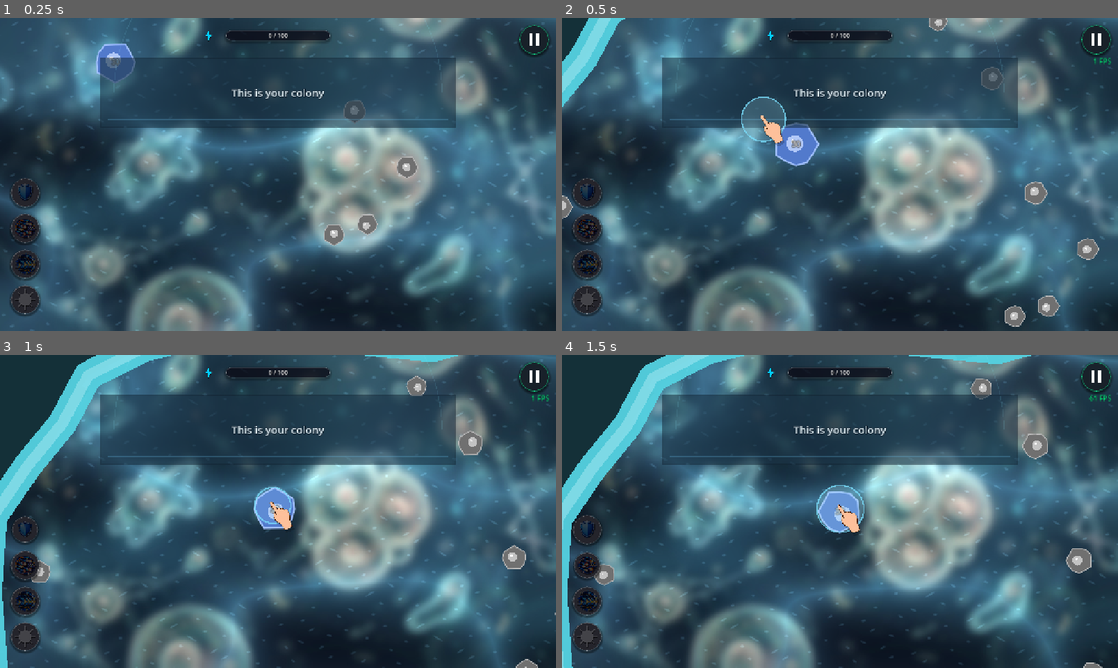
Above: before the commit, frames 1-4 (two rows, left to right).
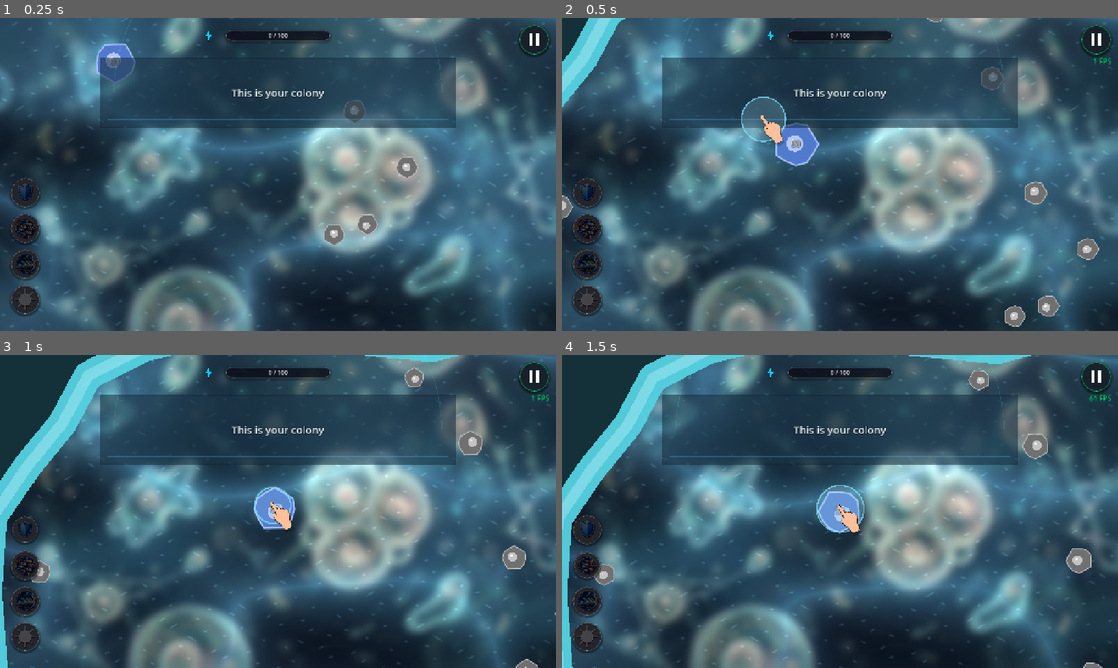
Above: after the commit, the same moments.

Repository: alexey231090/CellColony
Game: Godot game, scene res://scenes/levels/organic_level.tscn
Two runs of this game, one before a commit and one after it. Both use one fixed random seed, a clock stepped at 60 frames per second and the inputs below. This scene is started directly instead of the project's main scene.
Inputs (mouse positions are in pixels of both pictures, inside the frame that each line leads up to):
- Up to frame 1 (0.25 s): no input
- Up to frame 2 (0.5 s): no input
- Up to frame 3 (1 s): tap Enter at 0.5 s; drag from (27, 530) to (333, 442) at 0.52 s
- Up to frame 4 (1.5 s): drag from (589, 564) to (812, 574) at 1.27 s

Frame 1 is identical in both runs. In frame 2, 0.1% of the frame differs, in the area x 65-70%, y 0-5%; in frame 3, 0.2%; in frame 4, 0.2%, in the area x 73-78%, y 4-15%.

Commit message:
optimization

Diff:
--- a/scenes/base_cell/cell.gd
+++ b/scenes/base_cell/cell.gd
@@ -18,6 +18,8 @@
 @export_range(0.0, 100.0, 1.0) var slow_regen_threshold: float = 15.0
 @export_range(0.1, 10.0, 0.1) var slow_regen_interval: float = 3.0
 @export_range(0.1, 10.0, 0.1) var slow_regen_amount: float = 1.0
+
+static var simplified_render: bool = false
 
 var energy_label: Label = null
 var contr_label: Label = null
@@ -226,6 +228,7 @@
 	if mover:
 		mover.is_active = false
 		mover.target_position = global_position
+		mover.on_owner_changed(new_owner)
 
 	owner_type = new_owner
 	_update_groups()
@@ -348,7 +351,7 @@
 		display_color = display_color.lerp(Color.WHITE, 0.08 * _hover_strength)
 
 	# Цвет обводки меняется если активен щит или скорострельность или спринт
-	var outline_color = display_color.lightened(0.4)
+	var outline_color: Color = display_color.lightened(0.4)
 	if reflect_chance > 0.0:
 		# Цвет обводки совпадает с цветом щита
 		var s_color = _get_cell_color().lightened(0.5)
@@ -364,6 +367,22 @@
 		var pulse = (sin(time * 20.0) + 1.0) / 2.0
 		var cyan = Color(0.0, 0.8, 1.0)
 		outline_color = display_color.lerp(cyan, 0.6 + pulse * 0.4)
+
+	if simplified_render:
+		draw_circle(Vector2.ZERO, radius, display_color.darkened(0.2))
+		draw_arc(Vector2.ZERO, radius, 0.0, TAU, 24, outline_color, 2.5, true)
+
+		# Отрисовка числа энергии
+		var font: Font = ThemeDB.fallback_font
+		if font != null:
+			var energy_val := roundi(stats.current_energy)
+			var energy_text := str(energy_val)
+			var font_size: int = clampi(roundi(20.0 / maxf(0.5, scale.x)), 13, 24)
+			var str_size := font.get_string_size(energy_text, HORIZONTAL_ALIGNMENT_CENTER, -1, font_size)
+			var text_pos := Vector2(-str_size.x * 0.5, font_size * 0.35)
+			draw_string_outline(font, text_pos, energy_text, HORIZONTAL_ALIGNMENT_LEFT, -1, font_size, 4, Color(0.05, 0.05, 0.05, 0.85))
+			draw_string(font, text_pos, energy_text, HORIZONTAL_ALIGNMENT_LEFT, -1, font_size, Color(1.0, 1.0, 1.0, 0.95))
+		return
 
 	# ==========================================
 	# ЖЕЛЕЙНАЯ ФИЗИКА (Squash and Stretch)
@@ -786,7 +805,8 @@
 			return
 
 func _physics_process(_delta: float) -> void:
-	move_and_slide()
+	if velocity.length_squared() > 0.01:
+		move_and_slide()
 
 func command_attack(target_pos: Vector2, target_node: Node2D = null) -> void:
 	if is_infected: return # Зараженная клетка не слушает команд
--- a/scenes/base_cell/modules/mover.gd
+++ b/scenes/base_cell/modules/mover.gd
@@ -6,16 +6,19 @@
 var stop_distance: float = 120.0
 var acceleration: float = 5.0
 var friction: float = 2.0
-var push_force: float = 120.0 # Сила отталкивания
+var push_force: float = 120.0
 var _wall_slide_dir: Vector2 = Vector2.ZERO
 var _wall_slide_timer: float = 0.0
+var _wall_check_timer: float = 0.0
+var _cached_steer_dir: Vector2 = Vector2.ZERO
 var _main_root: Node = null
 var _grid_key: Vector2i = Vector2i(2147483647, 2147483647)
 
 # --- Dual Whisker Steering ---
-const WHISKER_ANGLE: float = 0.52       # ~30° в радианах
-const WALL_SLIDE_MEMORY: float = 0.4    # Время «памяти» направления скольжения
-const WALL_STEER_BLEND: float = 0.7     # Вес скольжения vs. направления к цели
+const WHISKER_ANGLE: float = 0.52       # ~30 deg
+const WALL_SLIDE_MEMORY: float = 0.4    # Time memory for wall slide
+const WALL_STEER_BLEND: float = 0.7     # Weight of wall steer vs target
+const WALL_CHECK_INTERVAL: float = 0.12 # Raycast check interval (~8/sec instead of 60/sec)
 const SEPARATION_RANGE_PADDING: float = 24.0
 const SPATIAL_GRID_CELL_SIZE: float = 220.0
 static var _spatial_grid: Dictionary = {}
@@ -28,6 +31,15 @@
 	var parent_cell := get_parent() as BaseCell
 	if parent_cell:
 		_update_spatial_grid(parent_cell)
+		# Neutral cells never move on their own - disable physics ticks
+		if parent_cell.owner_type == BaseCell.OwnerType.NEUTRAL:
+			set_physics_process(false)
+
+func on_owner_changed(new_owner: int) -> void:
+	if new_owner == BaseCell.OwnerType.NEUTRAL:
+		set_physics_process(false)
+	else:
+		set_physics_process(true)
 
 func _exit_tree() -> void:
 	var parent_cell := get_parent() as BaseCell
@@ -93,7 +105,7 @@
 	_cached_ray_query.from = origin
 	_cached_ray_query.to = origin + dir * dist
 	_cached_ray_query.exclude = [parent]
-	_cached_ray_query.collision_mask = 2 # Слой 2: Только стены и острова
+	_cached_ray_query.collision_mask = 2 # Layer 2: walls and obstacles
 	var hit: Dictionary = space.intersect_ray(_cached_ray_query)
 	if not hit.is_empty():
 		var collider: Object = hit.get("collider")
@@ -101,28 +113,34 @@
 			return {}
 	return hit
 
-func _get_wall_aware_direction(parent_cell: BaseCell, desired_dir: Vector2) -> Vector2:
+func _get_wall_aware_direction(parent_cell: BaseCell, desired_dir: Vector2, delta: float) -> Vector2:
 	if desired_dir.length_squared() < 0.001:
 		return desired_dir
 
+	_wall_check_timer -= delta
+	# Throttle raycasts: re-use cached steer dir between ticks
+	if _wall_check_timer > 0.0 and _cached_steer_dir.length_squared() > 0.001:
+		return _cached_steer_dir
+
+	_wall_check_timer = WALL_CHECK_INTERVAL
 	var probe_dist: float = maxf(160.0, parent_cell.radius * parent_cell.scale.x + 100.0)
 	var space: PhysicsDirectSpaceState2D = parent_cell.get_world_2d().direct_space_state
 	var origin: Vector2 = parent_cell.global_position
 
-	# 1. Центральный луч (прямо к цели)
+	# 1. Central ray
 	var center_hit: Dictionary = _cast_ray(space, origin, desired_dir, probe_dist, parent_cell)
 
-	# Если центральный луч чист И память скольжения истекла — идём прямо
 	if center_hit.is_empty() and _wall_slide_timer <= 0.0:
+		_cached_steer_dir = desired_dir
 		return desired_dir
 
-	# Если центр чист, но ещё есть память — проверяем, правда ли путь свободен
 	if center_hit.is_empty() and _wall_slide_timer > 0.0:
 		_wall_slide_timer = 0.0
 		_wall_slide_dir = Vector2.ZERO
+		_cached_steer_dir = desired_dir
 		return desired_dir
 
-	# 2. Два «уса» под углами ±30°
+	# 2. Dual whiskers (+-30 deg)
 	var left_dir: Vector2 = desired_dir.rotated(WHISKER_ANGLE)
 	var right_dir: Vector2 = desired_dir.rotated(-WHISKER_ANGLE)
 	var left_hit: Dictionary = _cast_ray(space, origin, left_dir, probe_dist * 0.8, parent_cell)
@@ -131,44 +149,42 @@
 	var steer_dir: Vector2 = Vector2.ZERO
 
 	if left_hit.is_empty() and right_hit.is_empty():
-		# Оба уса свободны, центр заблокирован — выбираем сторону
 		if _wall_slide_timer > 0.0 and _wall_slide_dir.length_squared() > 0.001:
-			# Берём ус, ближайший к запомненному направлению
 			if left_dir.dot(_wall_slide_dir) >= right_dir.dot(_wall_slide_dir):
 				steer_dir = left_dir
 			else:
 				steer_dir = right_dir
 		else:
-			# Первое касание — скользим по нормали
 			var normal: Vector2 = center_hit.get("normal", Vector2.ZERO)
 			steer_dir = desired_dir.slide(normal).normalized()
 			if steer_dir.length_squared() < 0.001:
-				steer_dir = Vector2(-normal.y, normal.x) # тангент
+				steer_dir = Vector2(-normal.y, normal.x)
 	elif left_hit.is_empty():
-		steer_dir = left_dir    # Правый ус попал → уходим влево
+		steer_dir = left_dir
 	elif right_hit.is_empty():
-		steer_dir = right_dir   # Левый ус попал → уходим вправо
-	else:
-		# Оба уса заблокированы — скользим вдоль нормали ближайшего
+		steer_dir = right_dir
+	else:
 		var normal: Vector2 = center_hit.get("normal", left_hit.get("normal", Vector2.ZERO))
 		steer_dir = desired_dir.slide(normal).normalized()
 		if steer_dir.length_squared() < 0.001:
 			steer_dir = Vector2(-normal.y, normal.x)
-		# Сохраняем консистентность с памятью
 		if _wall_slide_dir.length_squared() > 0.001 and steer_dir.dot(_wall_slide_dir) < 0.0:
 			steer_dir = -steer_dir
 
-	# 3. Обновляем память
+	# 3. Memory
 	if steer_dir.length_squared() > 0.001:
 		_wall_slide_dir = steer_dir.normalized()
 		_wall_slide_timer = WALL_SLIDE_MEMORY
 
-	# 4. Смешиваем: скольжение + тяга к цели
-	return (_wall_slide_dir * WALL_STEER_BLEND + desired_dir * (1.0 - WALL_STEER_BLEND)).normalized()
+	# 4. Blend
+	var final_dir: Vector2 = (_wall_slide_dir * WALL_STEER_BLEND + desired_dir * (1.0 - WALL_STEER_BLEND)).normalized()
+	_cached_steer_dir = final_dir
+	return final_dir
 
 func set_target(pos: Vector2) -> void:
 	target_position = pos
 	is_active = true
+	_wall_check_timer = 0.0
 
 func _physics_process(delta: float) -> void:
 	var parent_cell = get_parent() as BaseCell
@@ -179,17 +195,15 @@
 		_wall_slide_dir = Vector2.ZERO
 
 	if parent_cell.is_infected:
-		# Если заражена — только трение и отталкивание от других, сама не плывет
 		parent_cell.velocity = parent_cell.velocity.lerp(Vector2.ZERO, friction * delta)
-		# Но отталкивание от соседей оставим ниже (чтобы клетки не слипались в одну точку)
-
-	# Кешируем позицию и радиус родителя
+
+	# Cache position and radius
 	var my_pos: Vector2 = parent_cell.global_position
 	var my_scaled_radius: float = parent_cell.radius * parent_cell.scale.x
 	var separation_range: float = my_scaled_radius * 2.5 + SEPARATION_RANGE_PADDING
 	var separation_range_sq: float = separation_range * separation_range
 
-	# 1. Отталкивание от соседей (прямой обход хеш-сетки без аллокации временного массива)
+	# 1. Separation from neighbors
 	var push_vector: Vector2 = Vector2.ZERO
 	var center_key := _get_grid_key(my_pos)
 	for gy in range(center_key.y - 1, center_key.y + 2):
@@ -216,10 +230,11 @@
 				var force: float = (1.0 - (dist / min_dist)) * push_force
 				push_vector += dir * force
 
-	# Применяем силу отталкивания
-	parent_cell.velocity += push_vector * delta * 50.0
-
-	# 2. Движение к цели (если активно)
+	# Smooth separation
+	if push_vector.length_squared() > 0.001:
+		parent_cell.velocity += push_vector * delta * 35.0
+
+	# 2. Movement to target
 	var move_target: Vector2 = target_position
 	var should_move: bool = is_active
 	var move_speed_multiplier: float = 1.0
@@ -236,8 +251,7 @@
 
 		if d_to_target_sq > stop_distance_scaled * stop_distance_scaled:
 			var dir: Vector2 = (move_target - current_pos).normalized()
-			dir = _get_wall_aware_direction(parent_cell, dir)
-			# Рассчитываем скорость с учетом баффа ускорения И меню отладки
+			dir = _get_wall_aware_direction(parent_cell, dir, delta)
 			var base_speed: float = parent_cell.stats.move_speed
 
 			var root_main = _main_root
@@ -257,9 +271,20 @@
 		else:
 			_wall_slide_timer = 0.0
 			_wall_slide_dir = Vector2.ZERO
-			parent_cell.velocity = parent_cell.velocity.lerp(Vector2.ZERO, friction * delta)
-	else:
-		# Трение покоя
+			_cached_steer_dir = Vector2.ZERO
+			parent_cell.velocity = parent_cell.velocity.lerp(Vector2.ZERO, friction * 2.5 * delta)
+			# Stabilize colony when target reached
+			if push_vector.length_squared() < 4.0 and parent_cell.velocity.length_squared() < 6.0:
+				parent_cell.velocity = Vector2.ZERO
+	else:
+		# Resting friction & anti-jitter
 		_wall_slide_timer = 0.0
 		_wall_slide_dir = Vector2.ZERO
-		parent_cell.velocity = parent_cell.velocity.lerp(Vector2.ZERO, friction * delta)
+		_cached_steer_dir = Vector2.ZERO
+		parent_cell.velocity = parent_cell.velocity.lerp(Vector2.ZERO, friction * 2.5 * delta)
+		if push_vector.length_squared() < 4.0 and parent_cell.velocity.length_squared() < 6.0:
+			parent_cell.velocity = Vector2.ZERO
+
+	# Cutoff microscopic velocities
+	if parent_cell.velocity.length_squared() < 0.15:
+		parent_cell.velocity = Vector2.ZERO
--- a/scenes/levels/organic_level.gd
+++ b/scenes/levels/organic_level.gd
@@ -230,6 +230,7 @@
 			_victory_check_delay -= delta
 		else:
 			_check_result_condition()
+			_victory_check_delay = 0.35
 
 	if _result_menu_pending:
 		_result_menu_delay -= delta
--- a/scenes/projectile/projectile.gd
+++ b/scenes/projectile/projectile.gd
@@ -17,11 +17,14 @@
 const MAX_TRAIL_POINTS: int = 15
 
 # Жизненный цикл снаряда
-var max_lifetime: float = 1.1
-var current_lifetime: float = 1.1
-var fade_start_time: float = 0.25
+var max_lifetime: float = 4.0
+var current_lifetime: float = 4.0
+var fade_start_time: float = 0.5
+
+static var simplified_render: bool = false
 
 func _ready() -> void:
+	add_to_group("projectiles")
 	_sync_visual_direction()
 	queue_redraw()
 
@@ -36,6 +39,11 @@
 	var fade_alpha := clampf(current_lifetime / fade_start_time, 0.0, 1.0) if current_lifetime <= fade_start_time else 1.0
 	var base_col := projectile_color
 	base_col.a *= fade_alpha
+
+	if simplified_render:
+		var simple_radius = current_radius * (1.3 if is_virus else 1.0)
+		draw_circle(Vector2.ZERO, simple_radius, base_col)
+		return
 
 	# Свечение (Glow)
 	var glow_color = base_col
@@ -72,8 +80,6 @@
 			draw_circle(p, final_radius * life_factor * 0.6, t_col)
 
 func _process(delta: float) -> void:
-	_sync_visual_direction()
-
 	# Прямой полёт снаряда
 	position += direction * speed * delta
 
@@ -85,8 +91,8 @@
 		queue_free()
 		return
 
-	# Быстрое отсечение при отдалении от экрана
-	if current_lifetime < (max_lifetime - 0.3) and not _is_pos_on_screen(global_position):
+	# Отсечение только если снаряд улетел далеко за экран после 2.0с полёта
+	if current_lifetime < (max_lifetime - 2.0) and not _is_pos_on_screen(global_position):
 		queue_free()
 		return
 
--- a/scenes/ui/dev_console.gd
+++ b/scenes/ui/dev_console.gd
@@ -356,6 +356,22 @@
 		"apply": Callable(self, "_apply_level_shader_enabled")
 	})
 	_settings.append({
+		"id": "simple_cells_mode",
+		"name": "Клетки: Простые кружки (тест FPS)",
+		"type": "bool",
+		"value": BaseCell.simplified_render,
+		"desc": "ON — клетки рисуются простыми кружками без органики и полигонов. OFF — обычный вид.",
+		"apply": Callable(self, "_apply_simple_cells_mode")
+	})
+	_settings.append({
+		"id": "simple_projectiles_mode",
+		"name": "Выстрелы: Простые кружки (тест FPS)",
+		"type": "bool",
+		"value": Projectile.simplified_render,
+		"desc": "ON — снаряды рисуются простыми точками без свечений и хвостов. OFF — обычный вид.",
+		"apply": Callable(self, "_apply_simple_projectiles_mode")
+	})
+	_settings.append({
 		"id": "audio_master_volume_db",
 		"name": "АУДИО: Общая громкость (дБ)",
 		"type": "float",
@@ -866,6 +882,20 @@
 			var main_node = get_tree().get_first_node_in_group("main")
 			if main_node != null and main_node.has_method("set_shader_enabled"):
 				main_node.set_shader_enabled(enabled)
+
+func _apply_simple_cells_mode(enabled: bool) -> void:
+	BaseCell.simplified_render = enabled
+	var cells := get_tree().get_nodes_in_group("cells")
+	for c in cells:
+		if c is CanvasItem:
+			(c as CanvasItem).queue_redraw()
+
+func _apply_simple_projectiles_mode(enabled: bool) -> void:
+	Projectile.simplified_render = enabled
+	var projs := get_tree().get_nodes_in_group("projectiles")
+	for p in projs:
+		if p is CanvasItem:
+			(p as CanvasItem).queue_redraw()
 
 func _get_bus_volume_db(bus_name: StringName, fallback: float) -> float:
 	var bus_index: int = AudioServer.get_bus_index(bus_name)
--- a/scripts/core/SelectionManager.gd
+++ b/scripts/core/SelectionManager.gd
@@ -56,6 +56,9 @@
 var has_move_target: bool = false
 var info_focus_cell: BaseCell = null
 var tutorial_manager: Node = null
+var _cached_player_colony_center: Vector2 = Vector2.ZERO
+var _player_colony_center_timer: float = 0.0
+const COLONY_CENTER_CACHE_INTERVAL: float = 0.08
 
 func _ready() -> void:
 	add_to_group("selection_manager")
@@ -119,10 +122,17 @@
 
 	_update_cursor_visual()
 	_update_drag_preview()
-	_update_attack_target_line()
-	_update_move_target_visual()
-
-func _update_attack_target_line() -> void:
+	_update_attack_target_line(delta)
+	_update_move_target_visual(delta)
+
+func _get_cached_player_colony_center(delta: float) -> Vector2:
+	_player_colony_center_timer -= delta
+	if _player_colony_center_timer <= 0.0 or _cached_player_colony_center == Vector2.ZERO:
+		_player_colony_center_timer = COLONY_CENTER_CACHE_INTERVAL
+		_cached_player_colony_center = BaseCell.get_colony_center(get_tree(), BaseCell.OwnerType.PLAYER)
+	return _cached_player_colony_center
+
+func _update_attack_target_line(delta: float) -> void:
 	if attack_target_line == null:
 		return
 
@@ -133,18 +143,11 @@
 		attack_target_line.hide()
 		return
 
-	var player_cells_raw = get_tree().get_nodes_in_group("player_cells")
-	var player_cells: Array[BaseCell] = []
-	for node in player_cells_raw:
-		var cell := node as BaseCell
-		if cell:
-			player_cells.append(cell)
-
-	if player_cells.is_empty():
+	var colony_center := _get_cached_player_colony_center(delta)
+	if colony_center == Vector2.ZERO:
 		attack_target_line.hide()
 		return
 
-	var colony_center := BaseCell.get_colony_center(get_tree(), BaseCell.OwnerType.PLAYER)
 	attack_target_line.clear_points()
 	attack_target_line.add_point(colony_center)
 	attack_target_line.add_point(attack_target_node.global_position)
@@ -186,7 +189,7 @@
 	if is_instance_valid(move_target_marker):
 		move_target_marker.hide()
 
-func _update_move_target_visual() -> void:
+func _update_move_target_visual(delta: float) -> void:
 	if move_target_line == null:
 		return
 
@@ -196,18 +199,11 @@
 			move_target_marker.hide()
 		return
 
-	var player_cells_raw = get_tree().get_nodes_in_group("player_cells")
-	var player_cells: Array[BaseCell] = []
-	for node in player_cells_raw:
-		var cell := node as BaseCell
-		if cell:
-			player_cells.append(cell)
-
-	if player_cells.is_empty():
+	var colony_center := _get_cached_player_colony_center(delta)
+	if colony_center == Vector2.ZERO:
 		_clear_move_target_visual()
 		return
 
-	var colony_center := BaseCell.get_colony_center(get_tree(), BaseCell.OwnerType.PLAYER)
 	if colony_center.distance_to(move_target_pos) <= MOVE_TARGET_ARRIVAL_DISTANCE:
 		_clear_move_target_visual()
 		return
